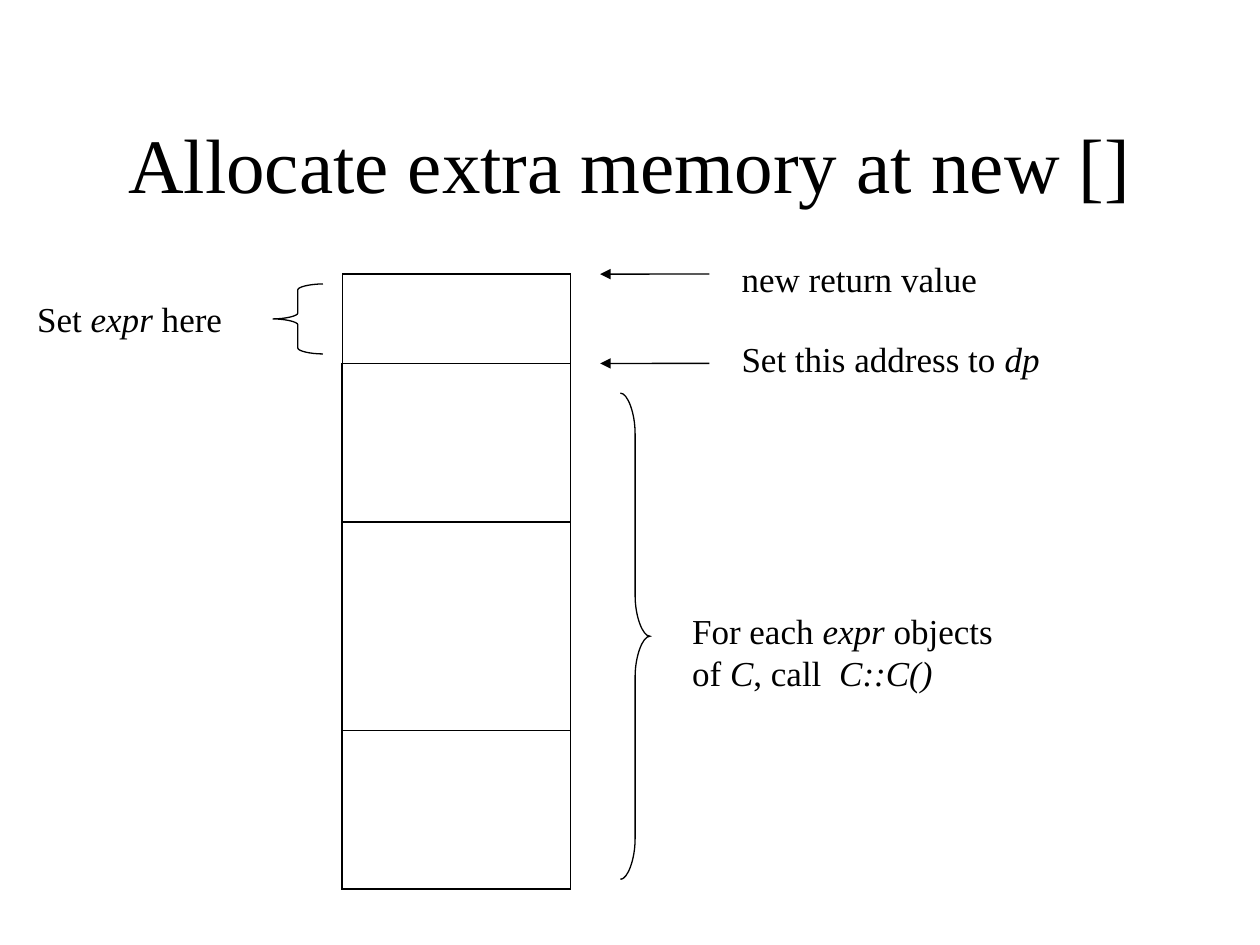
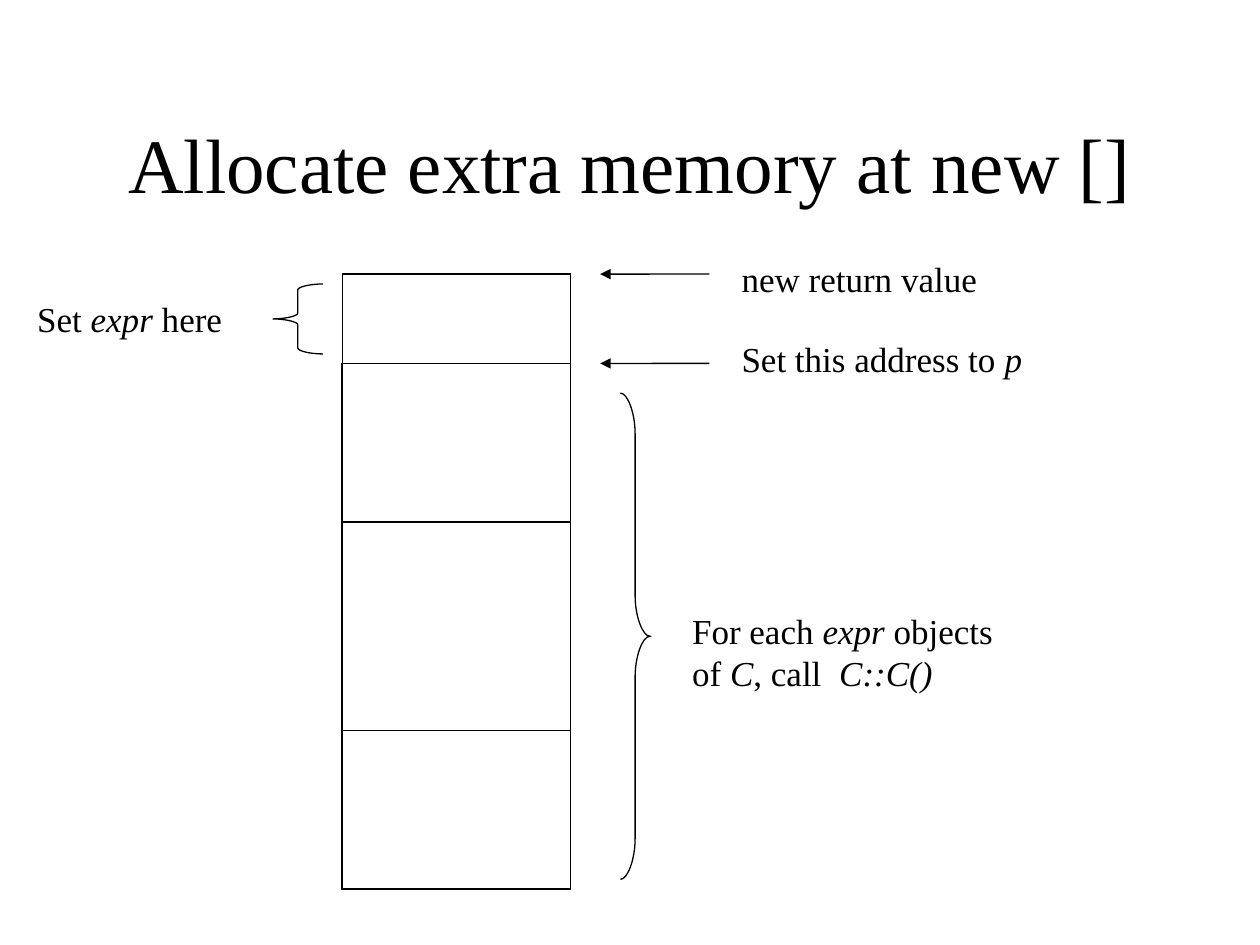
Before and after one commit to KeiHasegawa/cxx_doc, a slide deck: slide 3 of 13_new_delete_array_e.ppt. Drawn at 1260x945 pixels with LibreOffice and Linux fonts; fonts in the diff are those of the drawing. Boxes give left, top, right and bottom in pixels: in the first picture for what was removed or moved away, otherwise in the second. Text is boxed around its words. In the diff, an @@ line names an element or a change of style, - is before the commit and + after.

```diff
--- a/13_new_delete_array_e.ppt
+++ b/13_new_delete_array_e.ppt
@@ text at [742,347,1023,379]: text changed @@
-Set this address to dp
+Set this address to p
```
Also in this commit, not shown: 1 other slide changed, 1 other file.
